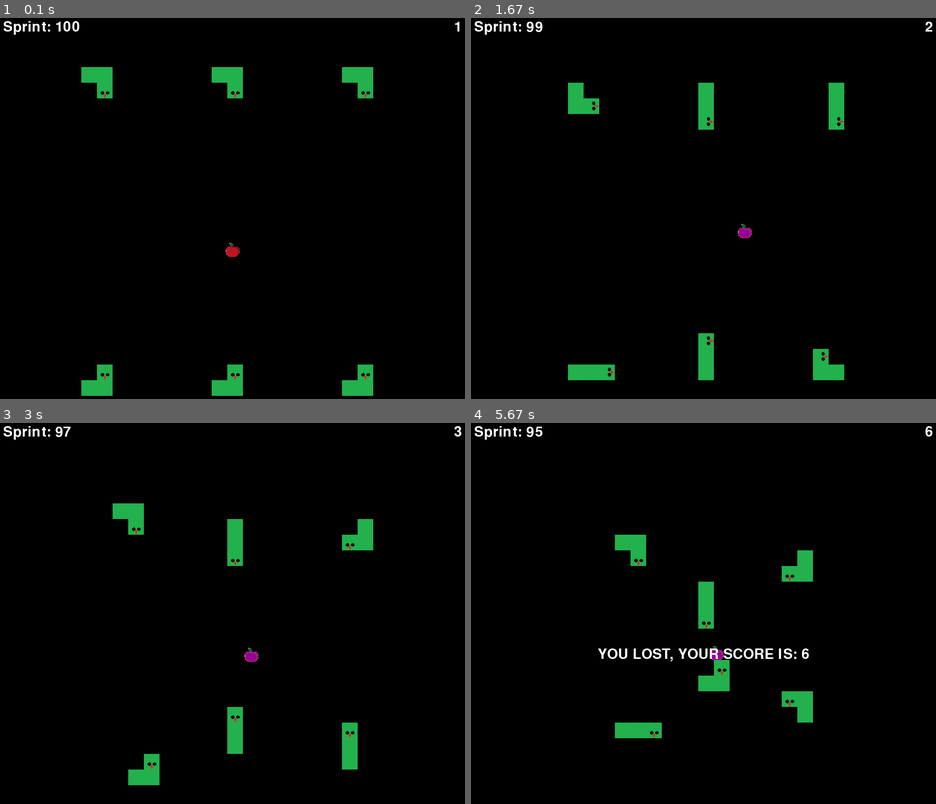
Above: before the commit, frames 1-4 (two rows, left to right).
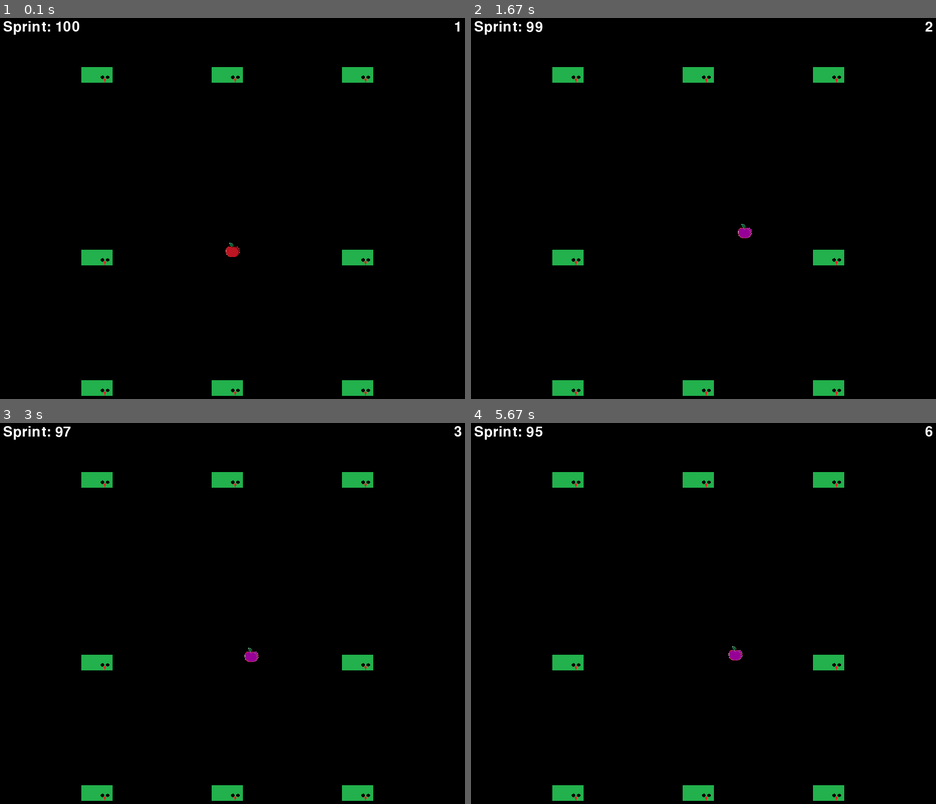
Above: after the commit, the same moments.

Repository: lorinzzz/cursed-snake-game
Game: pygame game, started from main.py
Two runs of this game, one before a commit and one after it. Both use one fixed random seed, a clock stepped at 60 frames per second and the inputs below.
Inputs:
- Up to frame 1 (0.1 s): no input
- Up to frame 2 (1.67 s): tap Space at 0.33, 0.73, 1.03, 1.23, 1.57 s; hold D 0.67-1.13 s; tap Shift at 0.82 s; hold W 1.17-1.47 s; hold D from 1.5 s (still down)
- Up to frame 3 (3 s): tap Space at 1.87, 2.07, 2.37, 2.63, 2.97 s; release D at 1.97 s; hold A 2-2.53 s; tap Shift at 2.15 s; hold S 2.57-2.87 s; hold A from 2.9 s (still down)
- Up to frame 4 (5.67 s): tap Space at 3.27, 3.4, 3.8, 4.1, 4.47, 4.87, 5.17, 5.37 s; release A at 3.3 s; hold W 3.33-3.7 s; tap Shift at 3.48, 4.95 s; hold D 3.73-4.37 s; hold S 4.4-4.77 s; hold A 4.8-5.27 s; hold D from 5.3 s (still down)

The runs differ from the first frame. In frame 1, 1.4% of the frame differs, in the area x 17-81%, y 15-100%; in frame 2, 4.6%; in frame 3, 4.6%; in frame 4, 5.2%, in the area x 17-81%, y 12-100%.

Commit message:
poison timer fixed, poison can now delete snakes

Diff:
--- a/main.py
+++ b/main.py
@@ -130,12 +130,18 @@
             snakes[x][0].x += BLOCK_WIDTH
 
 
-def handle_food_snake_collision(food, snakes):
+def handle_food_snake_collision(food, snakes, poison):
+    del_flag = 0
+    del_idx = -2
     for x in range(len(snakes)):
         for i in range(len(snakes[x])):
             if i == 0:
                 if food.colliderect(snakes[x][i]):
-                    pygame.event.post(pygame.event.Event(food_collided_head_event))
+                    if poison == 0:
+                        pygame.event.post(pygame.event.Event(food_collided_head_event))
+                    elif poison == 1:
+                        del_flag = 1
+                        del_idx = x
             elif i > 0:
                 if food.colliderect(snakes[x][i]):
                     diff_x = snakes[x][i].x - food.x
@@ -156,14 +162,16 @@
                             print("bottom")
                             food.y += 3
                     # collided diagnaolly??
-
-
+    if del_flag == 1:
+        del snakes[del_idx]
+
+# max of 8 snakes
 def create_snakes(number_of_snakes, snake_length):
     snakes = []
     for x in range(number_of_snakes):
         snakes.append([])
-    snake_locations_x = [250, 500, 750, 250, 500, 750]
-    snake_locations_y = [100, 100, 100, 700, 700, 700]
+    snake_locations_x = [250, 500, 750, 250, 500, 750, 250, 750]
+    snake_locations_y = [100, 100, 100, 700, 700, 700, 450, 450]
     for j in range(number_of_snakes):
         #snake_length = random.randit(0,5)
         for i in range(snake_length):
@@ -180,7 +188,6 @@
 
     pygame.time.set_timer(regen_stamina_event, REGENERATE_STAMINA)
     pygame.time.set_timer(use_stamina_event, USE_STAMINA)
-    pygame.time.set_timer(poison_time_event, POISON_TIME)
 
     move = 0
 
@@ -192,7 +199,7 @@
 
     end_game = 0
 
-    snakes = create_snakes(6,3)
+    snakes = create_snakes(8,2)
 
     run = True
     while run:
@@ -206,6 +213,7 @@
             if event.type == pygame.KEYDOWN:
                 if event.key == pygame.K_SPACE:
                     poison = 1
+                    pygame.time.set_timer(poison_time_event, POISON_TIME, True) # set timer
 
             if event.type == regen_stamina_event:
                 if sprint_stamina < STAMINA:
@@ -217,7 +225,7 @@
                         sprint_stamina -= 1
 
             if event.type == poison_time_event:
-                if poison:
+                if poison == 1:
                     poison = 0
 
             if event.type == food_collided_head_event:
@@ -225,19 +233,19 @@
 
         food_movement(keys_pressed, food, sprint_stamina)
 
-        if move % 40 == 0: # controls how fast theD snake can move
+        if move % 40 == 0: # controls how fast the snake can move
             direction = snake_ai(snakes, food)
             prev_direction = direction
-            snake_movement(snakes, direction)
-
-        if time_control % 60 == 0:
+            #snake_movement(snakes, direction)
+
+        if time_control % 60 == 0: # increase score every second
             time += 1
 
         if end_game == 1:
             draw_end_game(time)
             break
 
-        handle_food_snake_collision(food, snakes)
+        handle_food_snake_collision(food, snakes, poison)
         draw_window(food, poison, sprint_stamina, snakes, direction, time)
         move += 1
         time_control += 1
